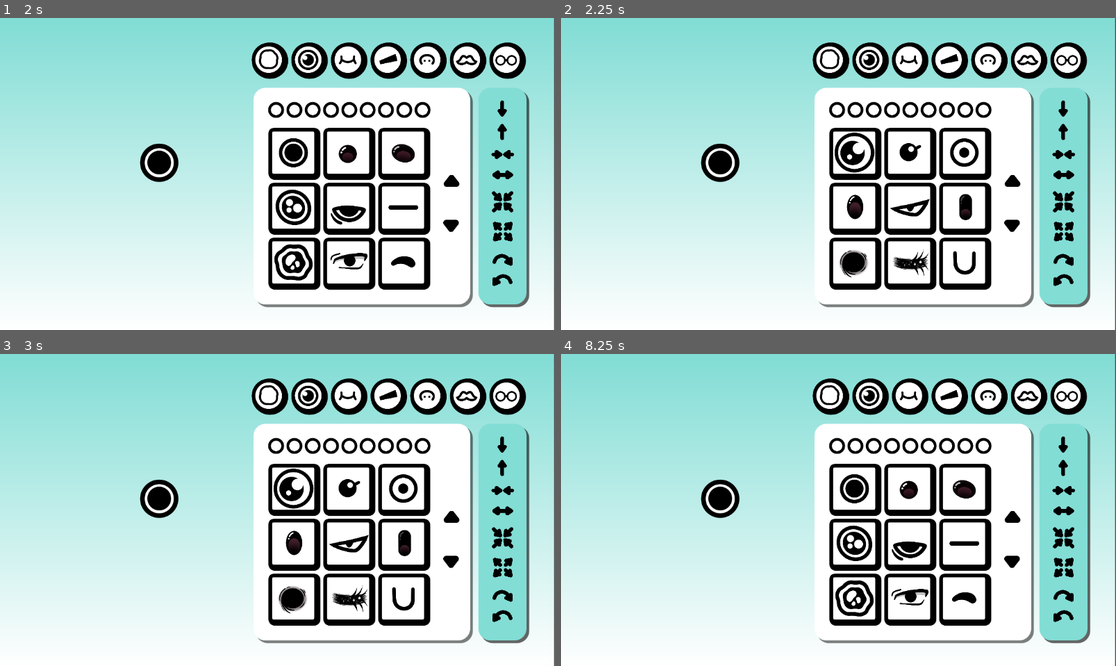
Above: before the commit, frames 1-4 (two rows, left to right).
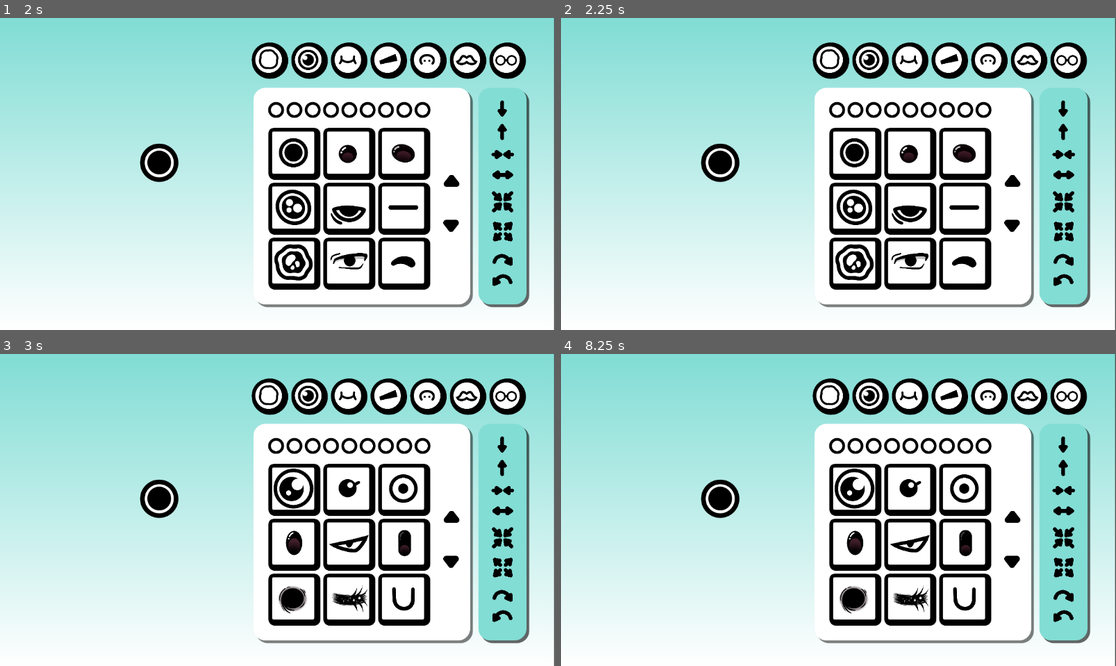
Above: after the commit, the same moments.

Repository: MoaOrLess/FloofMaker
Game: Godot game, scene res://SCENES/learning_2.tscn
Two runs of this game, one before a commit and one after it. Both use one fixed random seed, a clock stepped at 60 frames per second and the inputs below. This scene is started directly instead of the project's main scene.
Inputs (mouse positions are in pixels of both pictures, inside the frame that each line leads up to; where the layout moved, square brackets give the same spot in the first picture):
- Up to frame 1 (2 s): click (505, 133) [449, 180] at 0.5 s; click (449, 180) at 1.27 s
- Up to frame 2 (2.25 s): click (1066, 155) [1010, 227] at 2 s
- Up to frame 3 (3 s): click (449, 563) at 2.77 s
- Up to frame 4 (8.25 s): click (1066, 444) at 3.5 s; click (1066, 510) at 4.25 s; click (1066, 538) at 5 s; click (1066, 566) at 5.75 s; click (1066, 597) at 6.5 s; click (1066, 616) at 7.25 s; click (1066, 469) [1010, 516] at 8 s

Frame 1 is identical in both runs. In frame 2, 2.8% of the frame differs, in the area x 49-76%, y 36-85%; in frame 3, nothing differs; in frame 4, 2.8%.

Commit message:
Eye pages work

Diff:
--- a/SCENES/learning_2.gd
+++ b/SCENES/learning_2.gd
@@ -59,7 +59,8 @@
 
 var CategoryOption = [BODY_ICON, EYE_ICON, MOUTH_ICON, BROW_ICON, NOSE_ICON, HAIR_ICON, EXTRA_ICON]
 
-var count = 0
+var page_index
+var page = 0
 
 # Called when the node enters the scene tree for the first time.
 func _ready() -> void:
@@ -69,17 +70,17 @@
 
 # Called every frame. 'delta' is the elapsed time since the previous frame.
 func _process(delta: float) -> void:
-	print(count)
+	print(page_index)
 
 func create_eye_option_buttons():
-	for page_index in 9:
+	for index_on_page in 9:
 			var button = BUTTON_PREFAB.instantiate()
 			var sprite = button.get_node("OptionButton/OptionSprite")
-			sprite.texture = EyeOption[count]
+			var index = index_on_page + (page * 9)
+			if index >= EyeOption.size():
+				break
+			sprite.texture = EyeOption[index]
 			option_container.add_child(button)
-			count += 1
-			if count > EyeOption.size():
-				break
 
 
 func clear_eye_option_buttons():
@@ -108,15 +109,16 @@
 	create_mouth_option_buttons()
 
 
-func _on_texture_button_2_pressed() -> void:
-	print("pressed")
-	count = 9
-	clear_eye_option_buttons()
-	create_eye_option_buttons()
+func _on_page_up_pressed() -> void:
+	if page > 0:
+		page -= 1
+		clear_eye_option_buttons()
+		create_eye_option_buttons()
 
 
-func _on_texture_button_pressed() -> void:
-	print("pressed")
-	count = 0
-	clear_eye_option_buttons()
-	create_eye_option_buttons()
+
+func _on_page_down_pressed() -> void:
+	if (page + 1) * 9 < EyeOption.size():
+		page += 1
+		clear_eye_option_buttons()
+		create_eye_option_buttons()
--- a/SCENES/learning_2.tscn
+++ b/SCENES/learning_2.tscn
@@ -78,7 +78,7 @@
 theme_override_constants/v_separation = 300
 columns = 3
 
-[node name="TextureButton" type="TextureButton" parent="UI/MainPanel"]
+[node name="PageUp" type="TextureButton" parent="UI/MainPanel"]
 layout_mode = 0
 offset_left = 366.0
 offset_top = 148.0
@@ -87,7 +87,7 @@
 scale = Vector2(0.3, 0.3)
 texture_normal = ExtResource("2_5ownq")
 
-[node name="TextureButton2" type="TextureButton" parent="UI/MainPanel"]
+[node name="PageDown" type="TextureButton" parent="UI/MainPanel"]
 layout_mode = 0
 offset_left = 365.0
 offset_top = 242.0
@@ -278,5 +278,5 @@
 scale = Vector2(0.598148, 0.598148)
 texture = ExtResource("1_ny5bw")
 
-[connection signal="pressed" from="UI/MainPanel/TextureButton" to="." method="_on_texture_button_pressed"]
-[connection signal="pressed" from="UI/MainPanel/TextureButton2" to="." method="_on_texture_button_2_pressed"]
+[connection signal="pressed" from="UI/MainPanel/PageUp" to="." method="_on_page_up_pressed"]
+[connection signal="pressed" from="UI/MainPanel/PageDown" to="." method="_on_page_down_pressed"]
Not shown: 1 places in SCENES/PushButtons.tscn that only renumber resources
